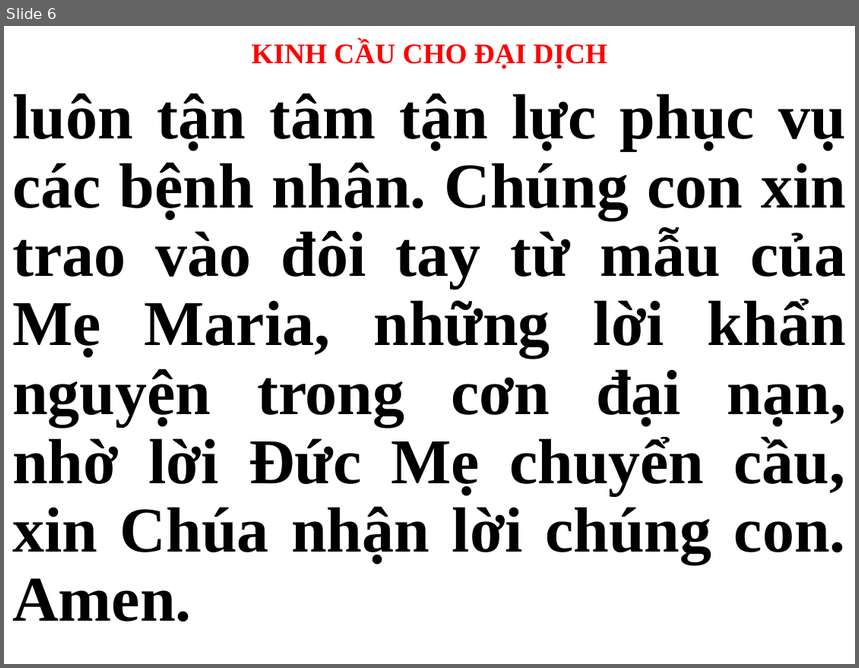
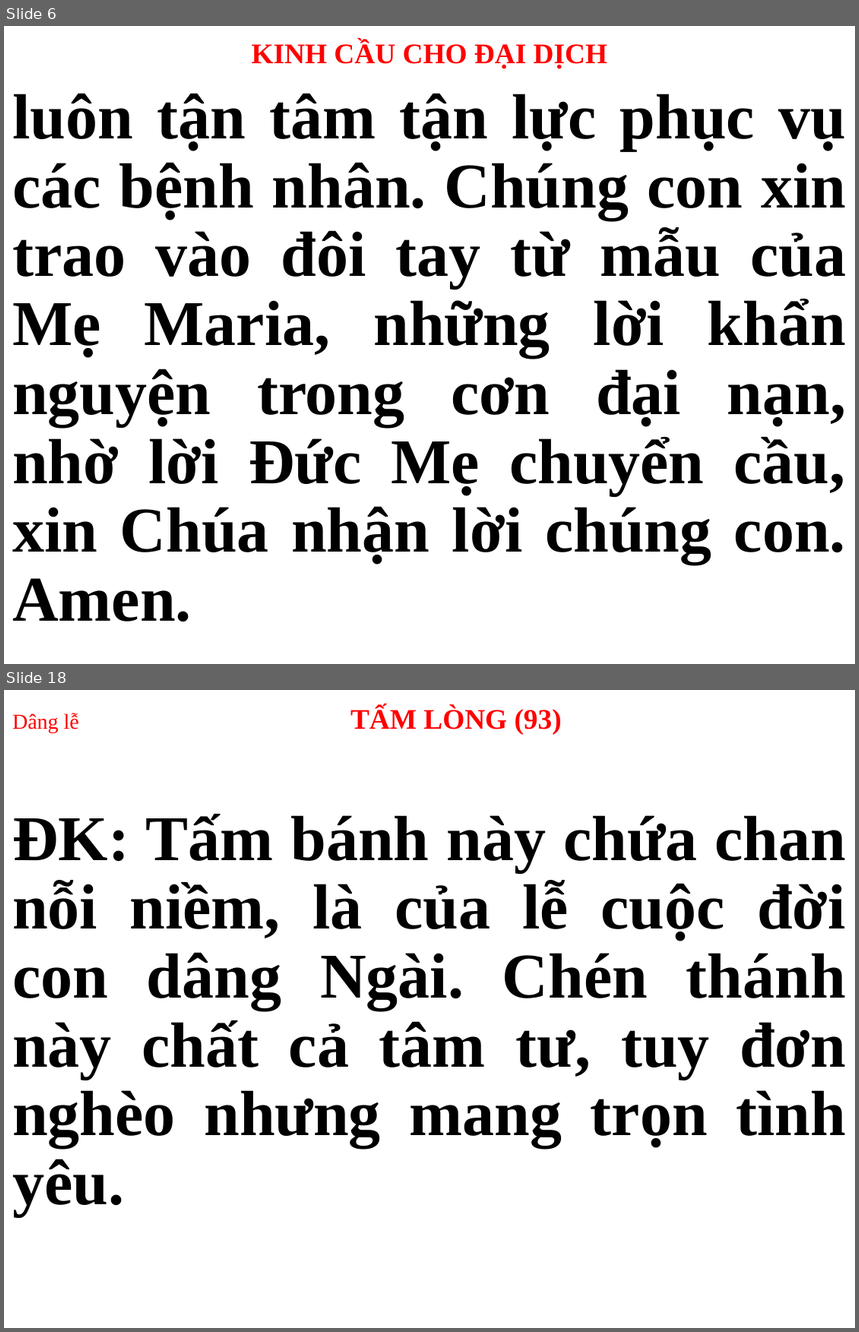
Before and after one commit to webfullstack99/usb-songs, a slide deck: Thứ 3.pptx. Shown one above the other, each under a label of ours: slide 6 before the commit, slides 6 and 18 after it; the slides between them are not shown. The pictures are 859x668 and 859x1332 pixels, drawn with LibreOffice and Linux fonts; fonts in the diff are those of the drawing. Boxes give left, top, right and bottom in pixels: in the first picture for what was removed or moved away, otherwise in the second. Text is boxed around its words. In the diff, an @@ line names an element or a change of style, - is before the commit and + after.

```diff
--- a/Thứ 3.pptx
+++ b/Thứ 3.pptx
@@ slide 18 added at (4, 690, 855, 1328), background #FFFFFF @@
@@ text added at (12, 707, 562, 735), 24 pt, text #FF0000, bold @@
+Dâng lễ TẤM LÒNG (93)
@@ subtitle added at (12, 814, 847, 1217), 54 pt, text #000000, bold @@
+ĐK: Tấm bánh này chứa chan nỗi niềm, là của lễ cuộc đời con dâng Ngài. Chén thánh này chất cả tâm tư, tuy đơn nghèo nhưng mang trọn tình yêu.
```
Also in this commit, not shown: 2 slides changed, 30 other slides added, 16 slides removed.
